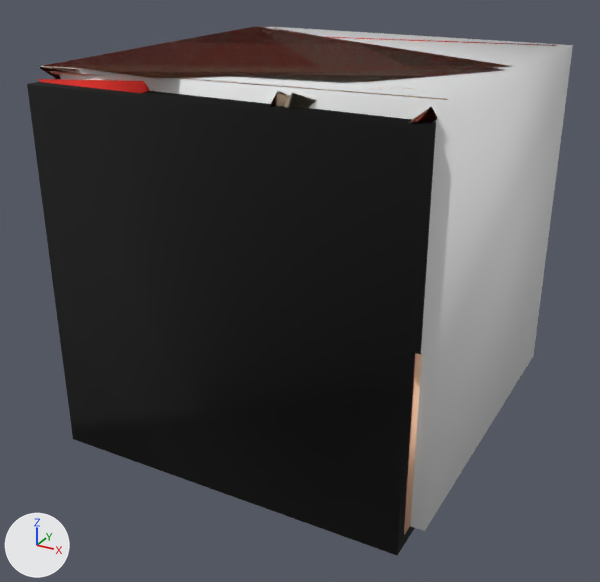
The glTF model python-helpers/artifacts/renders/gltf/16496630.glb as it was, and as the next commit left it.
The view is the same before and after, from a 50 mm lens placed at (21.26, -22.41, 20.98), pointed at (19.99, -20.1, 19.82). Every picture has the same lights, and +X, +Y and +Z are marked at lower left. The picture after the commit comes second. Where no turn or scale is listed for an object, it has been applied to the vertices.

Before the edit, the objects in view are built like this:
```python
ob_mesh19 = bpy.data.objects.new('mesh19', me_mesh19)
ob_mesh19.location = (0.0, 0.0, 0.0)
ob_mesh22 = bpy.data.objects.new('mesh22', me_mesh22)
ob_mesh22.location = (0.0, 0.0, 0.0)
ob_mesh25 = bpy.data.objects.new('mesh25', me_mesh25)
ob_mesh25.location = (0.0, 0.0, 0.0)
ob_mesh34 = bpy.data.objects.new('mesh34', me_mesh34)
ob_mesh34.location = (0.0, 0.0, 0.0)
ob_mesh44 = bpy.data.objects.new('mesh44', me_mesh44)
ob_mesh44.location = (0.0, 0.0, 0.0)
ob_mesh47 = bpy.data.objects.new('mesh47', me_mesh47)
ob_mesh47.location = (0.0, 0.0, 0.0)
ob_mesh55 = bpy.data.objects.new('mesh55', me_mesh55)
ob_mesh55.parent = ob_renderer_node
ob_mesh55.location = (0.0, 0.0, 0.0)
ob_mesh55.rotation_euler = (-1.571, 0.0, -1.571)  # degrees (-90, 0, -90)
ob_mesh59 = bpy.data.objects.new('mesh59', me_mesh59)
ob_mesh59.location = (0.0, 0.0, 0.0)
ob_mesh85 = bpy.data.objects.new('mesh85', me_mesh85)
ob_mesh85.location = (0.0, 0.0, 0.0)
# also in view: 'mesh13' at (20.0, -19.99, 20.61); 'mesh0' at (20.04, -19.96, 20.0); 'mesh1' at (20.0, -20.04, 19.96); 'mesh87' at (19.59, -20.06, 20.02)
```
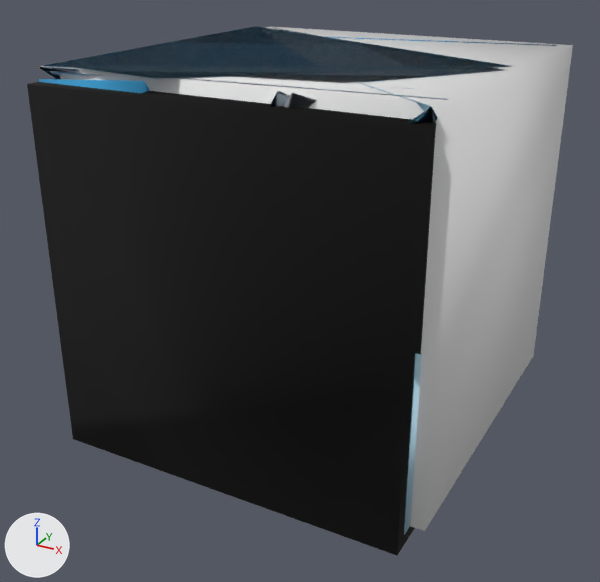
Pixel boxes [x1, y1, x2, y2] of what changed, in the pictures (600 x 582 px):
'mesh85', recoloured (red to blue): [43, 26, 501, 82] in both
'mesh59', recoloured (beige to blue): [53, 26, 509, 79] in both
'mesh47', recoloured (beige to blue): [405, 354, 422, 533] in both
'mesh87', recoloured (red to blue): [39, 79, 149, 93] in both
'mesh44', recoloured: [179, 78, 443, 99] in both
'mesh76', recoloured: [411, 108, 437, 124] in both
'mesh95', recoloured: [328, 37, 557, 46] in both
'mesh55', recoloured, shading changed, turned (mostly hidden before): before [410, 107, 437, 123]; after [357, 82, 437, 126]
'mesh66', recoloured: [404, 354, 416, 534] in both
'mesh34', recoloured: [276, 91, 289, 106] in both
'mesh25', recoloured: [46, 70, 102, 76] in both
'mesh91', recoloured: [40, 67, 71, 79] in both
'mesh98', recoloured: [272, 91, 290, 106] in both
'mesh21', recoloured: [40, 66, 82, 69] in both
'mesh19', recoloured: [42, 67, 78, 73] in both
'mesh71', recoloured: [409, 107, 437, 123] in both
'mesh67', recoloured: [44, 67, 79, 71] in both
'mesh82', recoloured: [47, 67, 77, 70] in both

What changed in the scene script:
```text
Change mat_material_19:
    mat_material_19.base_color: (0.996, 0.882, 0.725) -> (0.839, 0.898, 0.957)  # pale yellow #fff1dd -> white #ecf3fa
Change mat_material_21:
    mat_material_21.base_color: (0.992, 0.867, 0.694) -> (0.82, 0.886, 0.953)  # pale yellow #feefd9 -> white #eaf2fa
Change mat_material_22:
    mat_material_22.base_color: (0.992, 0.863, 0.686) -> (0.816, 0.882, 0.949)  # pale yellow #feefd8 -> white #e9f1f9
Change mat_material_25:
    mat_material_25.base_color: (0.992, 0.843, 0.643) -> (0.792, 0.867, 0.941)  # beige #feedd2 -> white #e6eff8
Change mat_material_31:
    mat_material_31.base_color: (0.992, 0.8, 0.588) -> (0.725, 0.839, 0.918)  # beige #fee7ca -> pale blue #ddecf6
Change mat_material_34:
    mat_material_34.base_color: (0.992, 0.776, 0.561) -> (0.686, 0.82, 0.906)  # beige #fee4c5 -> pale blue #d8eaf4
Change mat_material_36:
    mat_material_36.base_color: (0.992, 0.761, 0.545) -> (0.663, 0.812, 0.898)  # beige #fee2c3 -> pale blue #d5e9f3
Change mat_material_37:
    mat_material_37.base_color: (0.992, 0.749, 0.537) -> (0.647, 0.804, 0.89)  # beige #fee0c2 -> pale blue #d2e8f2
Change mat_material_44:
    mat_material_44.base_color: (0.992, 0.663, 0.451) -> (0.541, 0.749, 0.867)  # beige #fed5b3 -> blue #c2e0ef
Change mat_material_47:
    mat_material_47.base_color: (0.988, 0.62, 0.412) -> (0.49, 0.722, 0.855)  # beige #feceac -> blue #baddee
Change mat_material_55:
    mat_material_55.base_color: (0.973, 0.506, 0.329) -> (0.373, 0.651, 0.82)  # beige #fcbd9b -> blue #a4d3ea
Change mat_material_59:
    mat_material_59.base_color: (0.957, 0.459, 0.31) -> (0.322, 0.616, 0.8)  # beige #fab497 -> blue #9acee7
Change mat_material_66:
    mat_material_66.base_color: (0.922, 0.361, 0.255) -> (0.235, 0.549, 0.765)  # beige #f6a28a -> blue #85c4e3
Change mat_material_67:
    mat_material_67.base_color: (0.914, 0.341, 0.239) -> (0.224, 0.537, 0.757)  # beige #f59e86 -> blue #82c2e2
Change mat_material_68:
    mat_material_68.base_color: (0.906, 0.325, 0.227) -> (0.216, 0.529, 0.753)  # beige #f49a83 -> blue #80c0e1
Change mat_material_70:
    mat_material_70.base_color: (0.89, 0.294, 0.204) -> (0.196, 0.51, 0.745)  # pink #f2947d -> blue #7abde0
Change mat_material_71:
    mat_material_71.base_color: (0.882, 0.275, 0.188) -> (0.184, 0.498, 0.737)  # red #f18f78 -> blue #77bbdf
Change mat_material_76:
    mat_material_76.base_color: (0.843, 0.188, 0.122) -> (0.129, 0.443, 0.71)  # red #ed7862 -> blue #65b2db
Change mat_material_77:
    mat_material_77.base_color: (0.835, 0.176, 0.114) -> (0.125, 0.435, 0.706)  # red #ec745f -> blue #63b0db
Change mat_material_80:
    mat_material_80.base_color: (0.8, 0.129, 0.0863) -> (0.098, 0.404, 0.678)  # red #e76553 -> blue #58aad7
Change mat_material_82:
    mat_material_82.base_color: (0.776, 0.102, 0.0667) -> (0.0824, 0.384, 0.663)  # red #e45a49 -> blue #51a7d5
Change mat_material_85:
    mat_material_85.base_color: (0.741, 0.0549, 0.0353) -> (0.0588, 0.353, 0.639)  # red #df4235 -> blue #45a0d1
Change mat_material_87:
    mat_material_87.base_color: (0.722, 0.0235, 0.0157) -> (0.0431, 0.333, 0.624)  # red #dd2a22 -> blue #3b9ccf
Change mat_material_90:
    mat_material_90.base_color: (0.678, 0.0, 0.0) -> (0.0314, 0.302, 0.588)  # red #d70000 -> blue #3295ca
Change mat_material_91:
    mat_material_91.base_color: (0.659, 0.0, 0.0) -> (0.0314, 0.29, 0.569)  # red #d40000 -> blue #3293c7
Change mat_material_95:
    mat_material_95.base_color: (0.592, 0.0, 0.0) -> (0.0314, 0.251, 0.51)  # red #ca0000 -> blue #3289bd
Change mat_material_98:
    mat_material_98.base_color: (0.541, 0.0, 0.0) -> (0.0314, 0.216, 0.463)  # red #c20000 -> blue #3280b5
Change me_mesh55:
    where me_mesh55.from_pydata(...)  # 4 vertices, 4 faces; spans x 19.631..20.605, y -20.605..-19.639, z 19.714..20.605
    used by ob_mesh55; parent = ob_renderer_node; location = (0.0, 0.0, 0.0); rotation_euler = (-1.571, 0.0, -1.571), in degrees (-90, 0, -90)
    me_mesh55 part 1: all faces are now shaded flat (4 of 4 changed)
Change ob_mesh55:
    ob_mesh55.rotation_euler: (-1.571, 0.0, -1.571) -> (0.0, 0.0, 0.0)  # degrees (-90, 0, -90) -> degrees (0, 0, 0)
```
